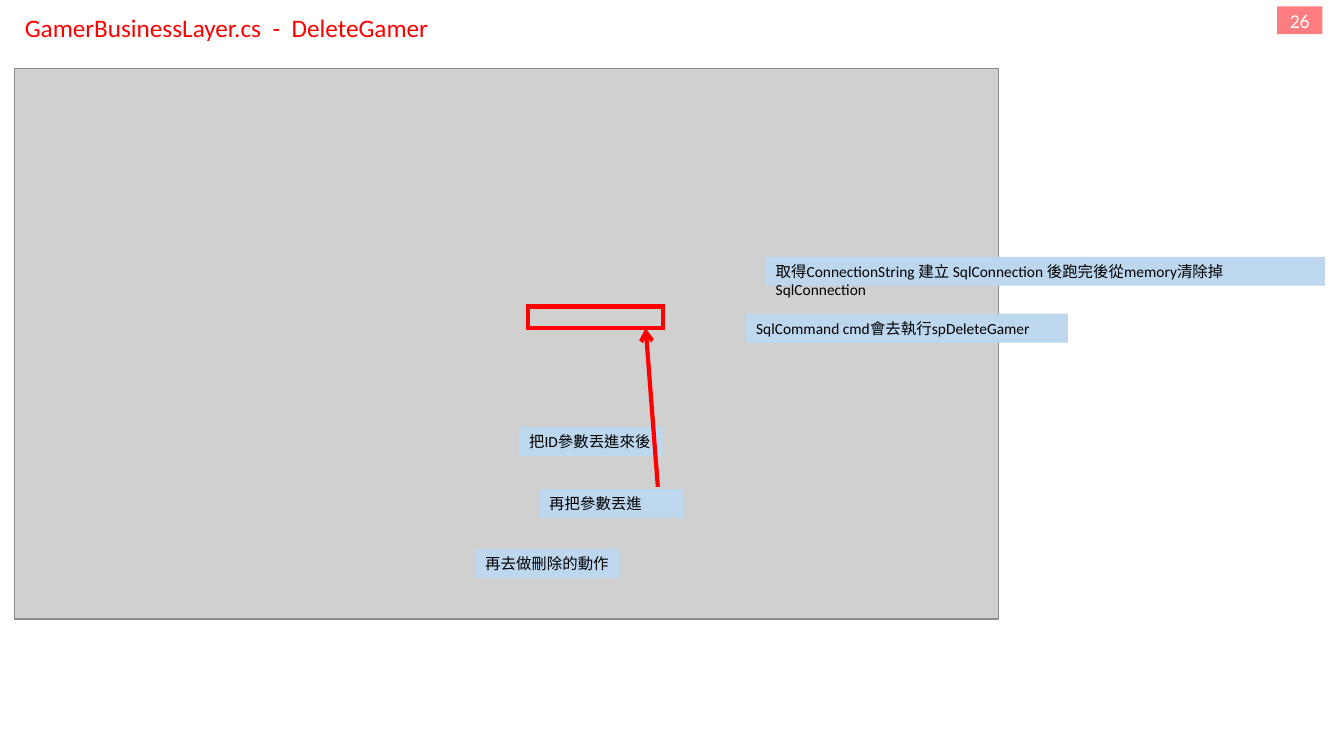
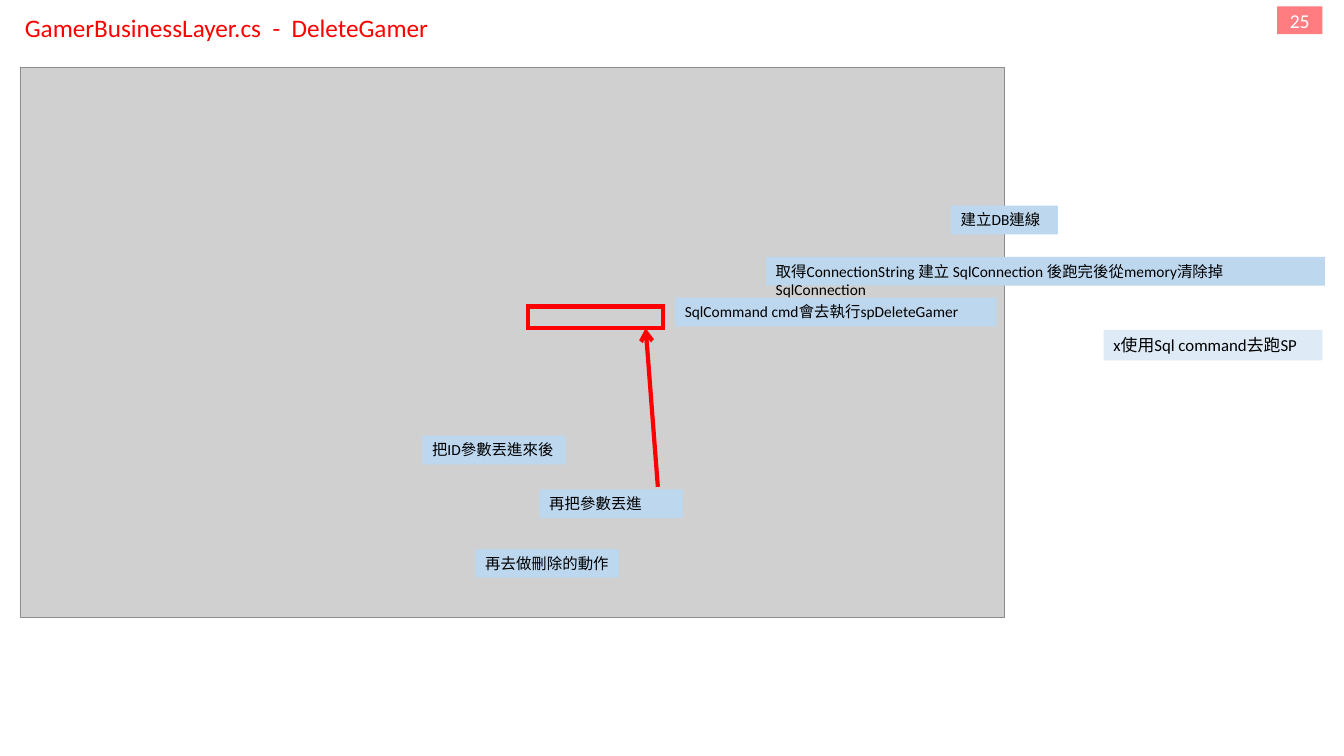
Before and after one commit to f85084/MVC, a slide deck: slide 23 of 筆記.pptx (slide 24 before the commit). Drawn at 1344x756 pixels with LibreOffice and Linux fonts; fonts in the diff are those of the drawing; grey boxes stand for pictures. Boxes give left, top, right and bottom in pixels: in the first picture for what was removed or moved away, otherwise in the second. Text is boxed around its words. In the diff, an @@ line names an element or a change of style, - is before the commit and + after.

```diff
--- a/筆記.pptx
+++ b/筆記.pptx
@@ text in rectangle at [1290,15,1310,28]: text changed @@
-26
+25
@@ picture: place and size @@
-picture at [15,69,999,619]
+picture at [20,68,1004,618]
@@ rectangle added at [951,206,1058,235], fill #BDD7EE, 11 pt, text #000000 @@
+建立DB連線
@@ rectangle "SqlCommand cmd會去執行spDeleteGamer": place and size @@
-rectangle "SqlCommand cmd會去執行spDeleteGamer" at [746,314,1068,343]
+rectangle "SqlCommand cmd會去執行spDeleteGamer" at [675,297,996,327]
@@ rectangle added at [1104,330,1323,360], fill #DEEBF7, 12 pt, text #000000 @@
+x使用Sql command去跑SP
@@ rectangle "把ID參數丟進來後": place and size @@
-rectangle "把ID參數丟進來後" at [519,427,662,457]
+rectangle "把ID參數丟進來後" at [422,436,566,465]
```
Also in this commit, not shown: 22 other slides changed, 1 slide added, 3 slides removed, 22 other files.
